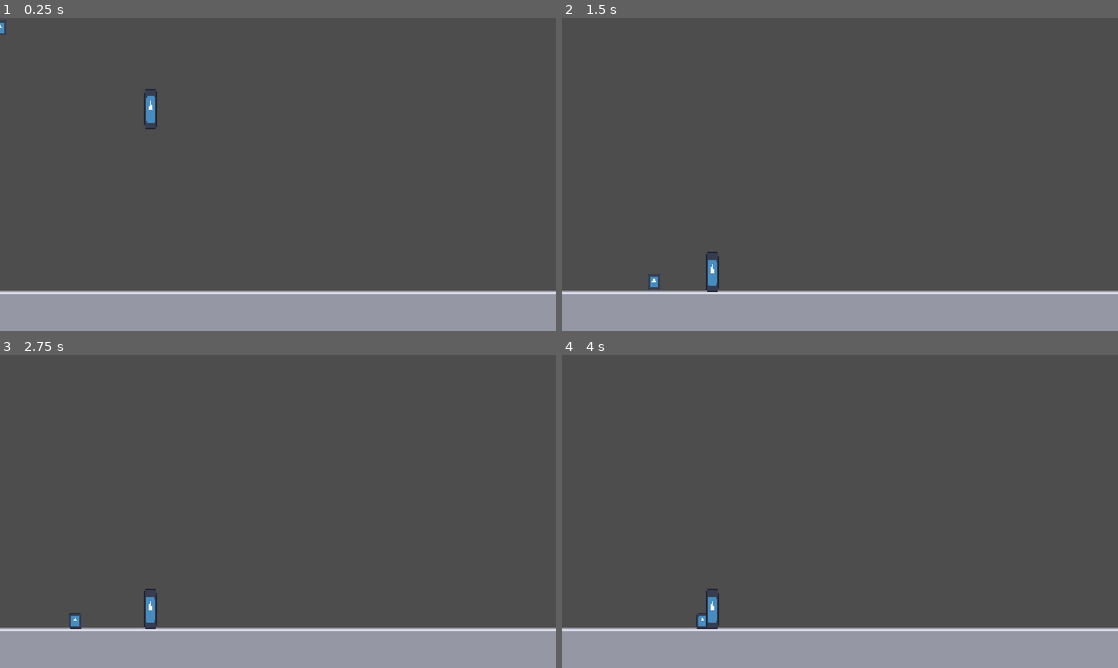
Above: before the commit, frames 1-4 (two rows, left to right).
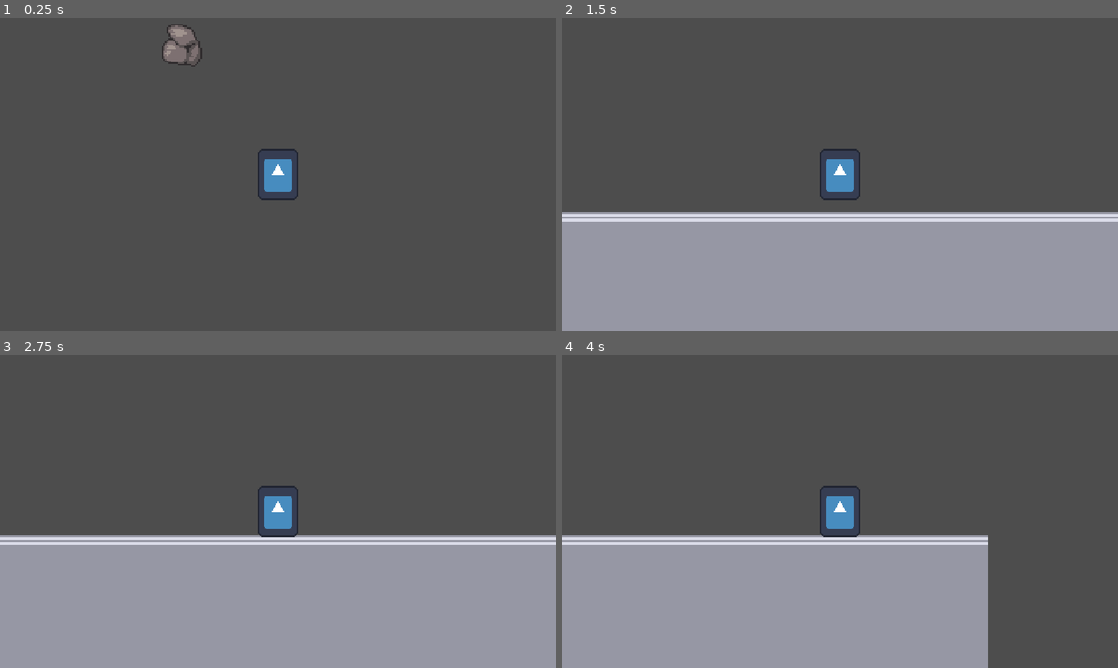
Above: after the commit, the same moments.

Repository: kirinahamila/mind-game
Game: Godot game, scene res://system/test_level.tscn
Two runs of this game, one before a commit and one after it. Both use one fixed random seed, a clock stepped at 60 frames per second and the inputs below. The engine's default icon, where the game draws it, is replaced by a stand-in: a white triangle on a blue panel in a dark square.
Inputs:
- Up to frame 1 (0.25 s): no input
- Up to frame 2 (1.5 s): hold D (right) from 0.53 s (still down); tap W (up) at 0.77 s
- Up to frame 3 (2.75 s): tap W (up) at 1.52 s; release D (right) at 2.03 s; hold A (left) from 2.03 s (still down)
- Up to frame 4 (4 s): release A (left) at 2.78 s; hold D (right) from 2.78 s (still down); tap W (up) at 3.02, 3.77 s

The runs differ from the first frame. In frame 1, 14% of the frame differs, in the area x 0-100%, y 0-100%; in frame 2, 26%; in frame 3, 31%, in the area x 0-100%, y 41-89%; in frame 4, 27%.

Commit message:
Added prop collision mesh generator

Diff:
--- a/components/player_character/player_character.gd
+++ b/components/player_character/player_character.gd
@@ -6,7 +6,7 @@
 var maxSpeed = 200
 var groundAcceleration = 20
 
-var pushForce = 100
+@export var pushForce = 100
 
 func _process(delta: float) -> void:
 	movementInputs()
--- /dev/null
+++ b/components/prop/prop.gd
@@ -0,0 +1,31 @@
+class_name Prop
+extends RigidBody2D
+
+@export var sprite: Sprite2D
+# The number and accuracy of the generated polygons; lower is higher.
+@export_range(0,10) var collision_detail: float = 2
+
+func generate_collision_mesh() -> void:
+	var texture := sprite.texture
+	var bitmap := BitMap.new()
+	bitmap.create_from_image_alpha(texture.get_image())
+
+	var polygons = bitmap.opaque_to_polygons(Rect2(Vector2.ZERO, texture.get_size()), collision_detail)
+
+	for poly in polygons:
+		var collision_polygon = CollisionPolygon2D.new()
+		collision_polygon.polygon = poly
+		add_child(collision_polygon)
+
+		if sprite.centered:
+			collision_polygon.position -= (bitmap.get_size()/2 as Vector2)
+
+
+# Called when the node enters the scene tree for the first time.
+func _ready() -> void:
+	generate_collision_mesh()
+
+
+# Called every frame. 'delta' is the elapsed time since the previous frame.
+func _process(delta: float) -> void:
+	pass
--- /dev/null
+++ b/components/prop/prop.tscn
@@ -0,0 +1,13 @@
+[gd_scene load_steps=3 format=3 uid="uid://dhrrrt68obmno"]
+
+[ext_resource type="Script" uid="uid://dhgo1yius76t8" path="res://components/prop/prop.gd" id="1_7xlof"]
+[ext_resource type="Texture2D" uid="uid://6eltonyldrfs" path="res://assets/textures/props/large/rock.png" id="3_dsyc7"]
+
+[node name="Prop" type="RigidBody2D" node_paths=PackedStringArray("sprite")]
+center_of_mass_mode = 1
+script = ExtResource("1_7xlof")
+sprite = NodePath("Sprite2D")
+metadata/_custom_type_script = "uid://dhgo1yius76t8"
+
+[node name="Sprite2D" type="Sprite2D" parent="."]
+texture = ExtResource("3_dsyc7")
--- a/system/test_level.tscn
+++ b/system/test_level.tscn
@@ -2,7 +2,7 @@
 
 [ext_resource type="Texture2D" uid="uid://dd5scp4huq4fk" path="res://assets/textures/dev/ground_top.png" id="1_1fplq"]
 [ext_resource type="PackedScene" uid="uid://d30wv6bncc75m" path="res://components/player_character/player_character.tscn" id="2_bre8u"]
-[ext_resource type="PackedScene" uid="uid://ehkftaqd7e0v" path="res://wall_prop.tscn" id="3_7jhep"]
+[ext_resource type="PackedScene" uid="uid://dhrrrt68obmno" path="res://components/prop/prop.tscn" id="3_7jhep"]
 
 [sub_resource type="WorldBoundaryShape2D" id="WorldBoundaryShape2D_gfanc"]
 
@@ -21,6 +21,13 @@
 region_rect = Rect2(0, 0, 1200, 96)
 
 [node name="CharacterBody2D" parent="." instance=ExtResource("2_bre8u")]
+position = Vector2(696, 379)
+pushForce = 100000
 
-[node name="WallProp" parent="." instance=ExtResource("3_7jhep")]
-position = Vector2(312, 160)
+[node name="Camera2D" type="Camera2D" parent="CharacterBody2D"]
+zoom = Vector2(3.295, 3.295)
+
+[node name="Prop" parent="." instance=ExtResource("3_7jhep")]
+position = Vector2(636, 288)
+mass = 200.0
+center_of_mass = Vector2(0, 5)
--- a/wall_prop.tscn
+++ b/wall_prop.tscn
@@ -1,9 +1,7 @@
-[gd_scene load_steps=4 format=3 uid="uid://ehkftaqd7e0v"]
+[gd_scene load_steps=3 format=3 uid="uid://2t5mg0vfp4pb"]
 
-[ext_resource type="Script" uid="uid://vn88c1fdbisf" path="res://wall_prop.gd" id="1_xggss"]
-[ext_resource type="Texture2D" uid="uid://cgwubdufs4p2u" path="res://icon.svg" id="2_xmb8c"]
-
-[sub_resource type="RectangleShape2D" id="RectangleShape2D_ex8ln"]
+[ext_resource type="Script" path="res://wall_prop.gd" id="1_xggss"]
+[ext_resource type="Texture2D" uid="uid://6eltonyldrfs" path="res://assets/textures/props/large/rock.png" id="2_xmb8c"]
 
 [node name="WallProp" type="RigidBody2D"]
 collision_layer = 4
@@ -11,9 +9,4 @@
 script = ExtResource("1_xggss")
 
 [node name="Sprite2D" type="Sprite2D" parent="."]
-scale = Vector2(0.2, 0.65)
 texture = ExtResource("2_xmb8c")
-
-[node name="CollisionShape2D" type="CollisionShape2D" parent="."]
-scale = Vector2(1, 4)
-shape = SubResource("RectangleShape2D_ex8ln")
Not shown, added: components/prop/prop.gd.uid
